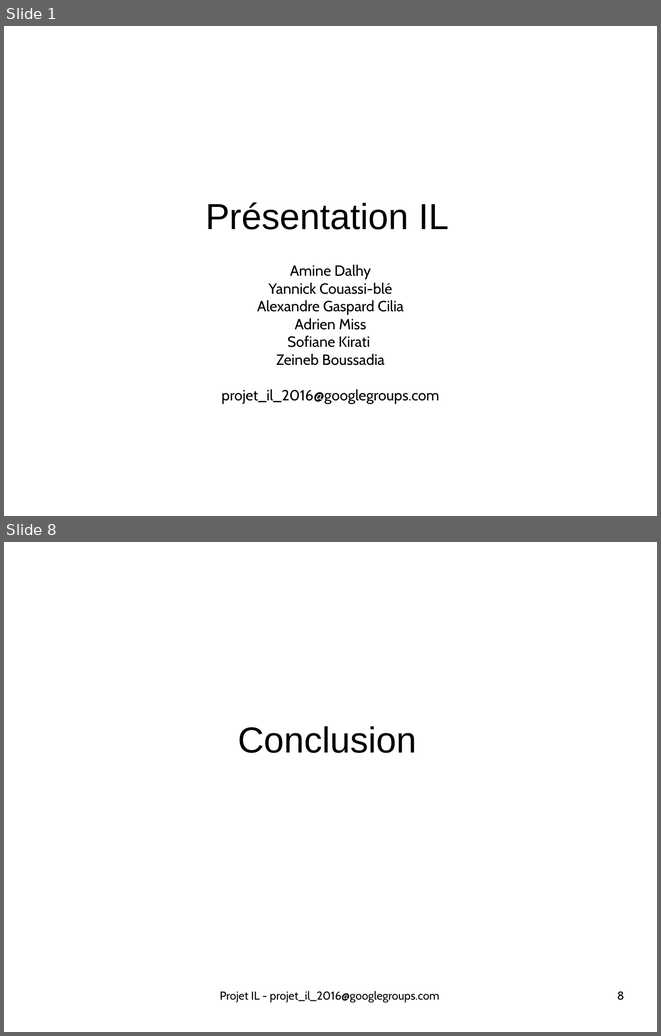
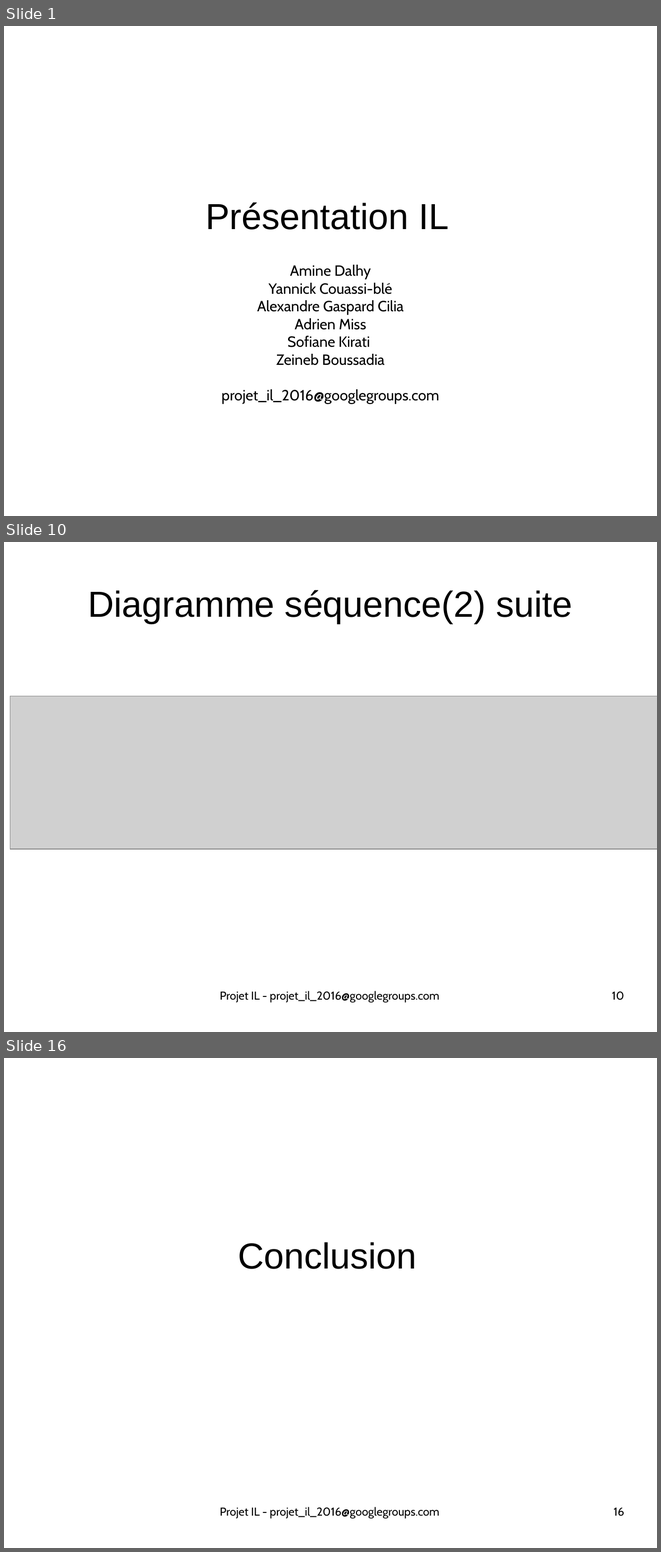
Before and after one commit to ScreachFr/ecours_DMCSBG, a slide deck: presentation_conception.odp. Shown one above the other, each under a label of ours: slides 1 and 8 before the commit, slides 1, 10 and 16 after it; the slides between them are not shown. The pictures are 661x1036 and 661x1552 pixels, drawn with LibreOffice and Linux fonts; fonts in the diff are those of the drawing; grey boxes stand for pictures. Boxes give left, top, right and bottom in pixels: in the first picture for what was removed or moved away, otherwise in the second. Text is boxed around its words. In the diff, an @@ line names an element or a change of style, - is before the commit and + after.

```diff
--- a/presentation_conception.odp
+++ b/presentation_conception.odp
@@ slide 10 added at box(4, 542, 657, 1032), background #FFFFFF @@
@@ title added at box(88, 590, 572, 623), 44 pt, text #000000 @@
+Diagramme séquence(2) suite
@@ picture added at box(10, 696, 657, 849) @@
@@ text added at box(220, 990, 439, 1003), 14 pt, text #000000 @@
+Projet IL - projet_il_2016@googlegroups.com
@@ page number added at box(612, 991, 624, 1000), 14 pt, text #000000 @@
+10
@@ what was slide 8 is now slide 16 @@
@@ page number at box(614, 1507, 624, 1516): text changed @@
-8
+16
```
Also in this commit, not shown: 7 slides changed, 6 other slides added, 9 other files.
